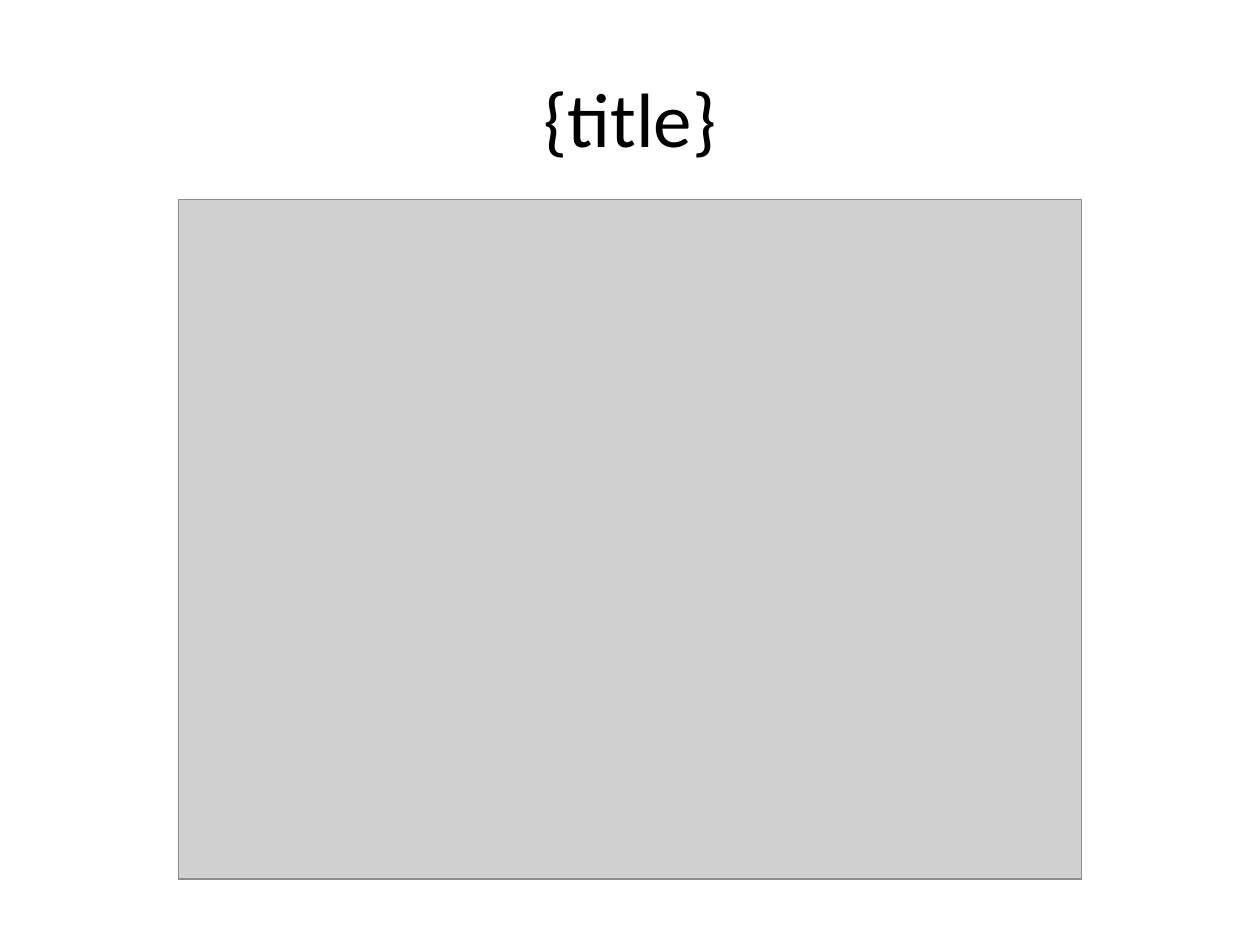
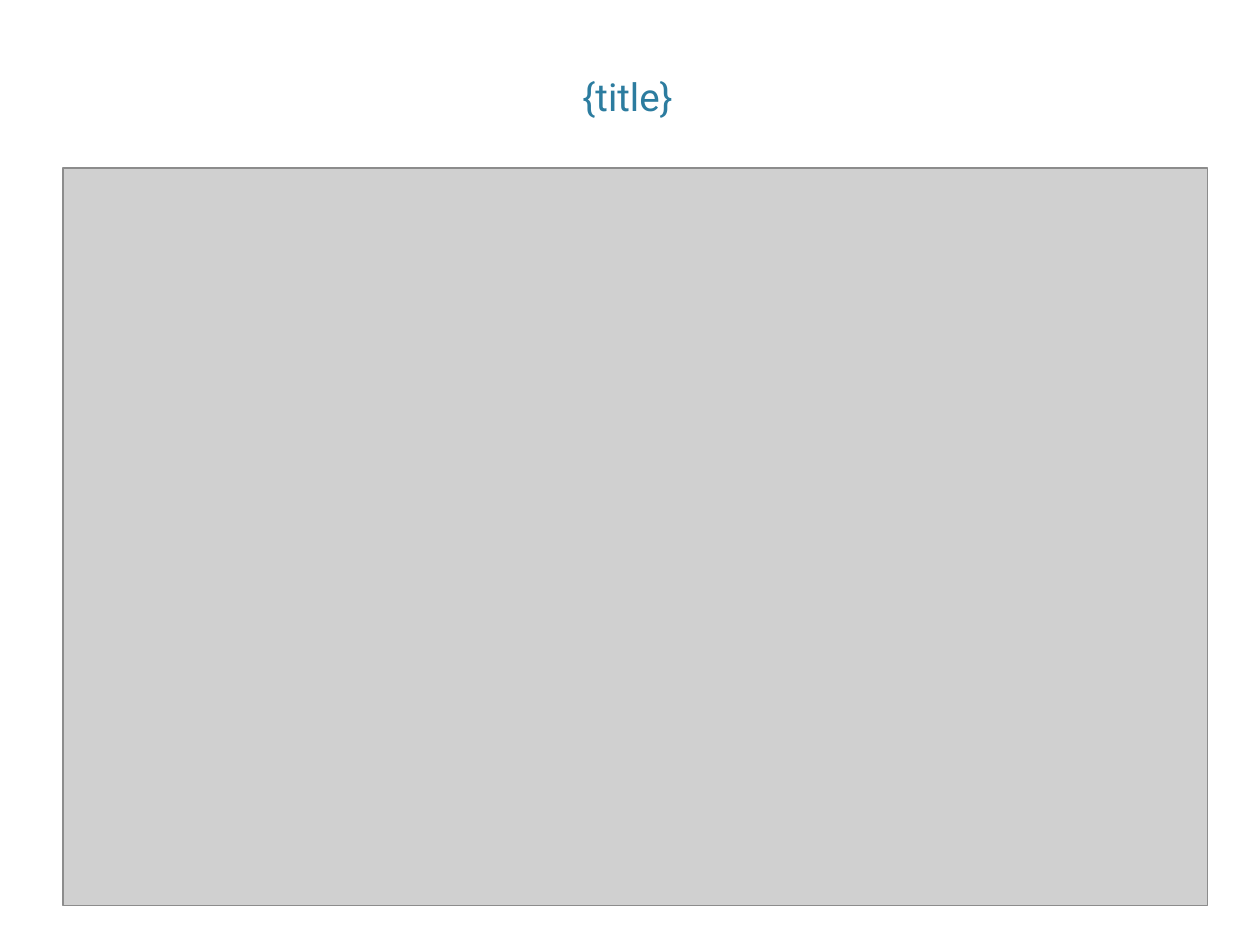
Before and after one commit to cmanteuffel/DecisionArchitect, a slide deck: slide 3 of DecisionViewpoints/Template.pptx (slide 2 before the commit). Drawn at 1260x945 pixels with LibreOffice and Linux fonts; fonts in the diff are those of the drawing; grey boxes stand for pictures; background and template pictures are left out. Boxes give left, top, right and bottom in pixels: in the first picture for what was removed or moved away, otherwise in the second. Text is boxed around its words. In the diff, an @@ line names an element or a change of style, - is before the commit and + after.

```diff
--- a/DecisionViewpoints/Template.pptx
+++ b/DecisionViewpoints/Template.pptx
@@ text "{title}": place and size @@
-text "{title}" at (543,91,716,158)
+text "{title}" at (582,81,672,118)
@@ text "{title}" at (582,81,672,118): size 44 to 22 pt, font Calibri to Roboto, text colour #000000 to #2C7C9F; vertical alignment middle to bottom @@
@@ picture: place and size @@
-picture at (179,199,1082,878)
+picture at (63,168,1207,906)
```
Also in this commit, not shown: 2 other slides changed, 1 slide added, 2 other files.
